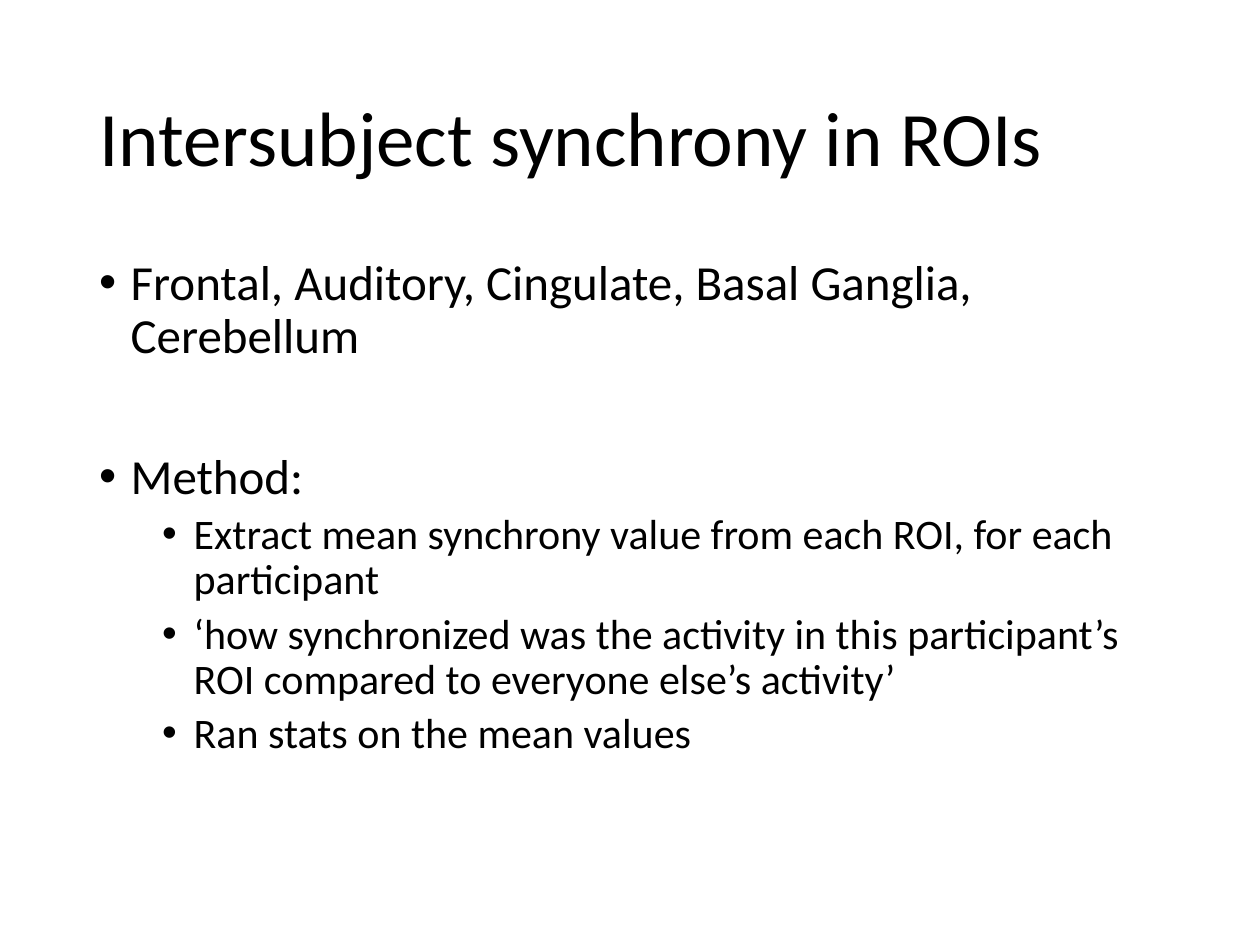
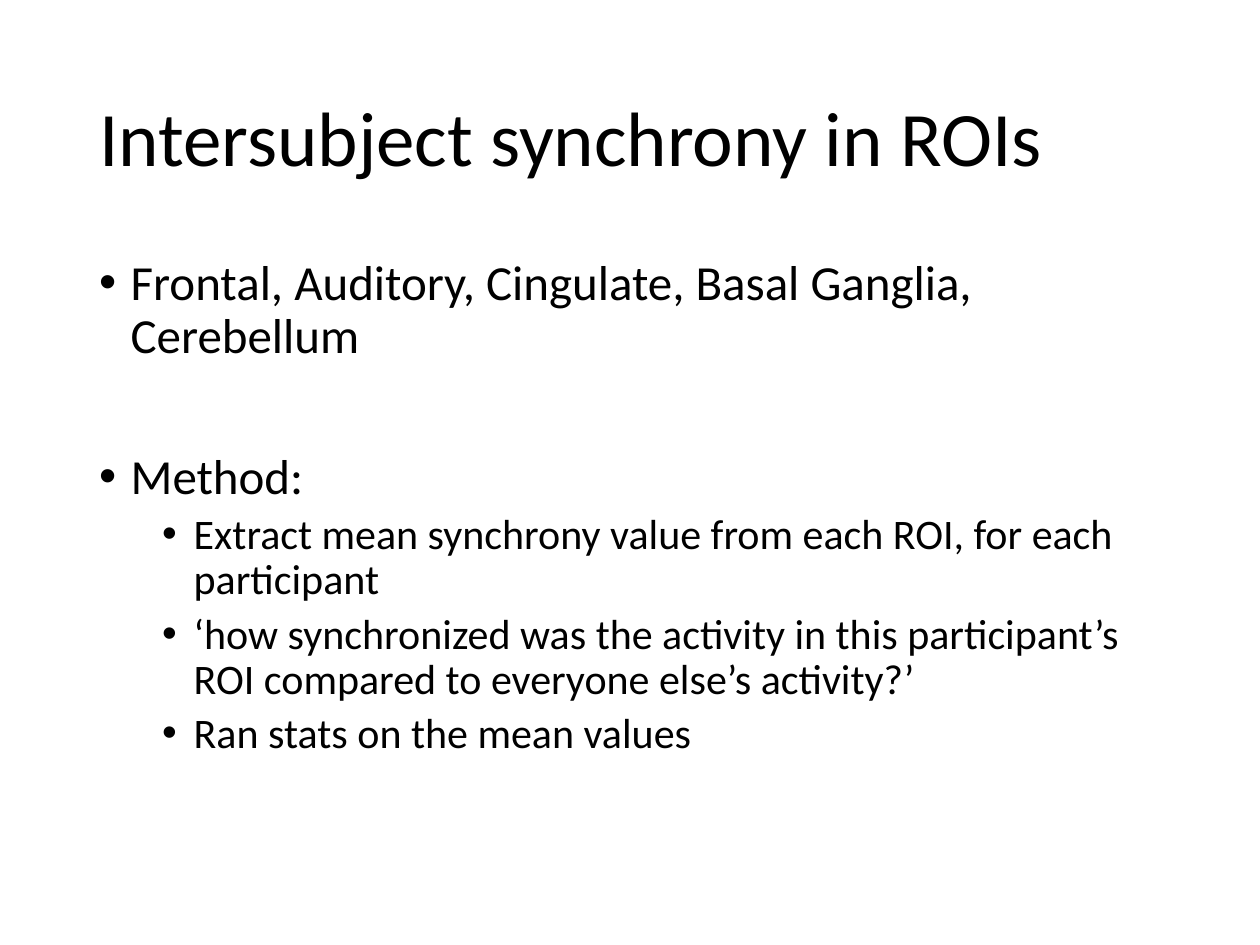
Before and after one commit to asternin/PhDProject, a slide deck: slide 18 of Meetings/2019.06.04-CommitteeMeeting.pptx. Drawn at 1260x945 pixels with LibreOffice and Linux fonts; fonts in the diff are those of the drawing. Boxes give left, top, right and bottom in pixels: in the first picture for what was removed or moved away, otherwise in the second. Text is boxed around its words. In the diff, an @@ line names an element or a change of style, - is before the commit and + after.

```diff
--- a/Meetings/2019.06.04-CommitteeMeeting.pptx
+++ b/Meetings/2019.06.04-CommitteeMeeting.pptx
@@ text at bbox=[194, 619, 1118, 701]: text changed @@
-  • ‘how synchronized was the activity in this participant’s ROI compared to everyone else’s activity’
+  • ‘how synchronized was the activity in this participant’s ROI compared to everyone else’s activity?’
```
Also in this commit, not shown: 9 other slides changed, 1 slide added, 5 other files.
